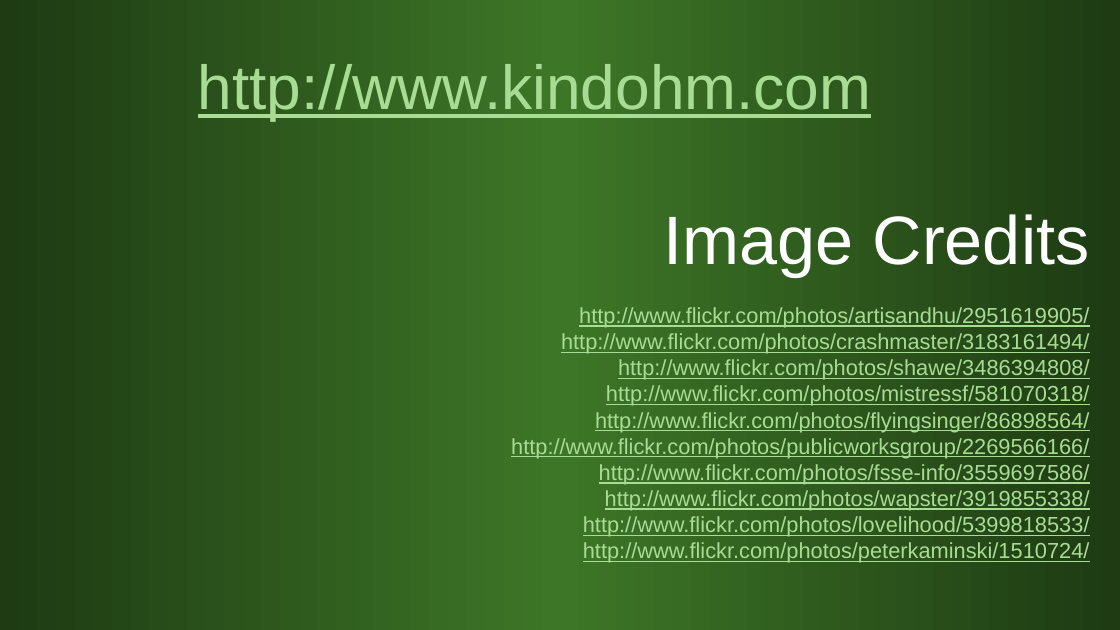
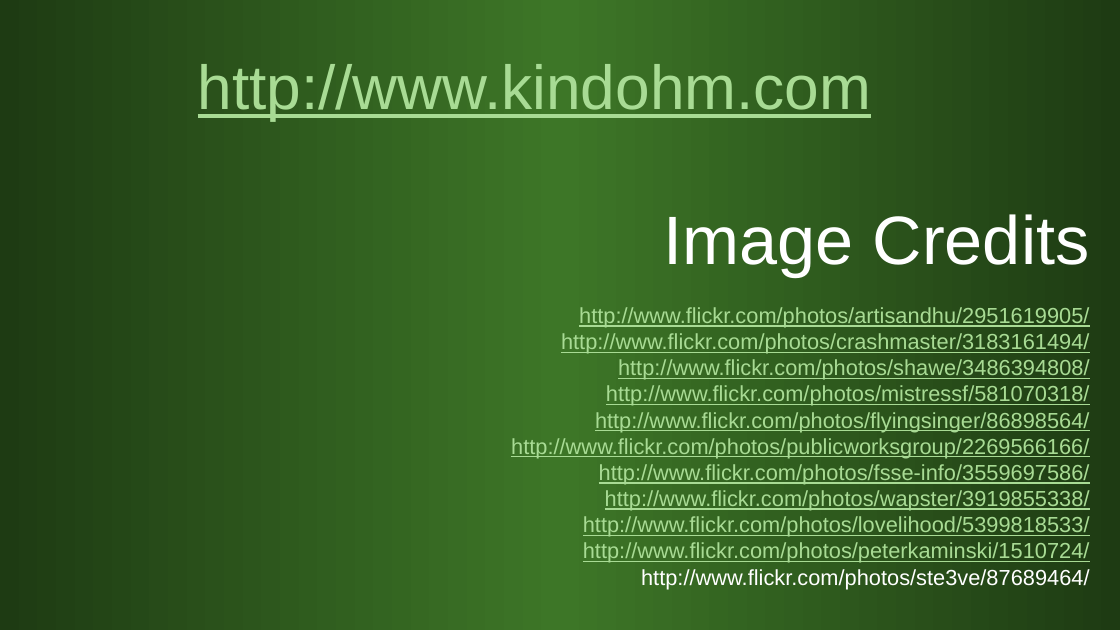
Before and after one commit to kindohm/kinect-nite-dev, a slide deck: slide 26 of slides/KinectDev.pptx (slide 22 before the commit). Drawn at 1120x630 pixels with LibreOffice and Linux fonts; fonts in the diff are those of the drawing. Boxes give left, top, right and bottom in pixels: in the first picture for what was removed or moved away, otherwise in the second. Text is boxed around its words. In the diff, an @@ line names an element or a change of style, - is before the commit and + after.

Commit message:
updated slides

```diff
--- a/slides/KinectDev.pptx
+++ b/slides/KinectDev.pptx
@@ text at [583,541,1090,589]: text changed @@
-http://www.flickr.com/photos/peterkaminski/1510724/
+http://www.flickr.com/photos/peterkaminski/1510724/
+http://www.flickr.com/photos/ste3ve/87689464/
```
Also in this commit, not shown: 6 other slides changed, 4 slides added, 1 other file.
